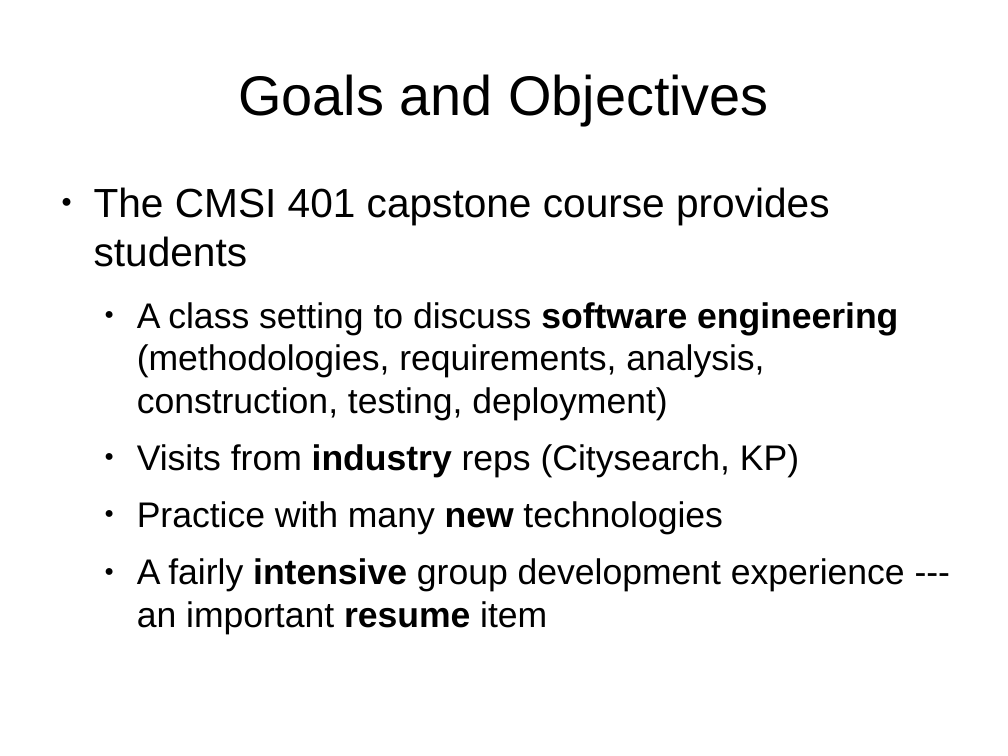
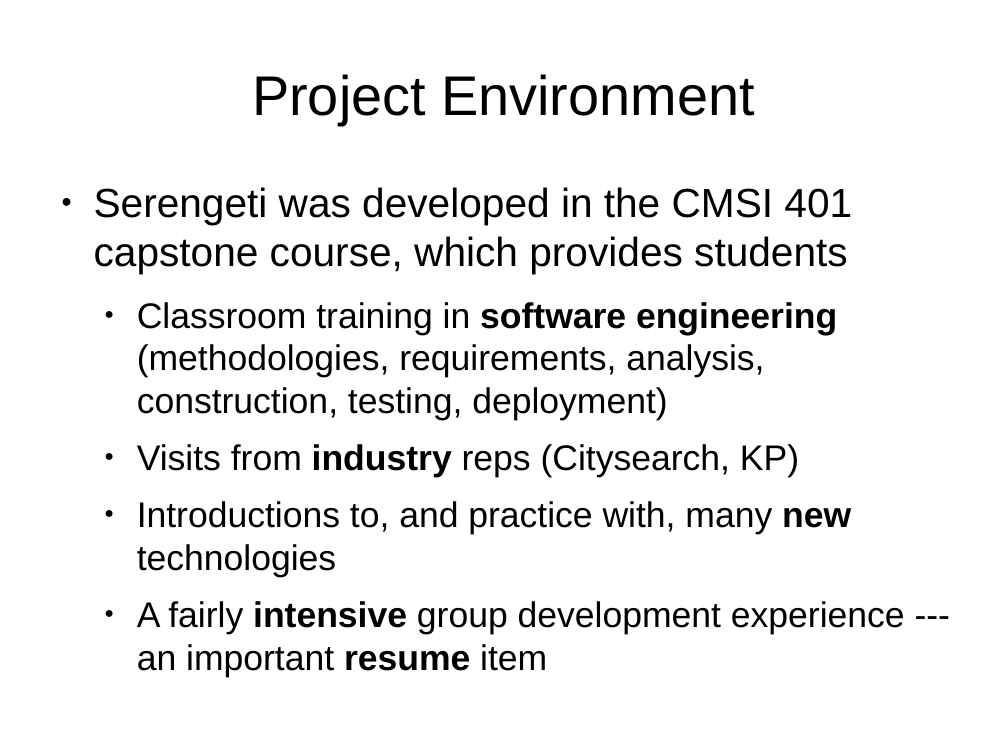
Before and after one commit to lmucs/playserengeti, a slide deck: slide 4 of serengeti/src/site/serengeti.odp. Drawn at 1008x756 pixels with LibreOffice and Linux fonts; fonts in the diff are those of the drawing. Boxes give left, top, right and bottom in pixels: in the first picture for what was removed or moved away, otherwise in the second. Text is boxed around its words. In the diff, an @@ line names an element or a change of style, - is before the commit and + after.

```diff
--- a/serengeti/src/site/serengeti.odp
+++ b/serengeti/src/site/serengeti.odp
@@ title at <box>252,74,754,125</box>: text changed @@
-Goals and Objectives
+Project Environment
@@ text at <box>94,187,852,420</box>: text changed @@
-● The CMSI 401 capstone course provides students
-  ● A class setting to discuss software engineering (methodologies, requirements, analysis, construction, testing, deployment)
+● Serengeti was developed in the CMSI 401 capstone course, which provides students
+  ● Classroom training in software engineering (methodologies, requirements, analysis, construction, testing, deployment)
@@ text at <box>137,501,851,577</box>: text changed @@
-  ● Practice with many new technologies
+  ● Introductions to, and practice with, many new technologies
```
Also in this commit, not shown: 8 other slides changed, 7 slides added, 8 slides removed.
